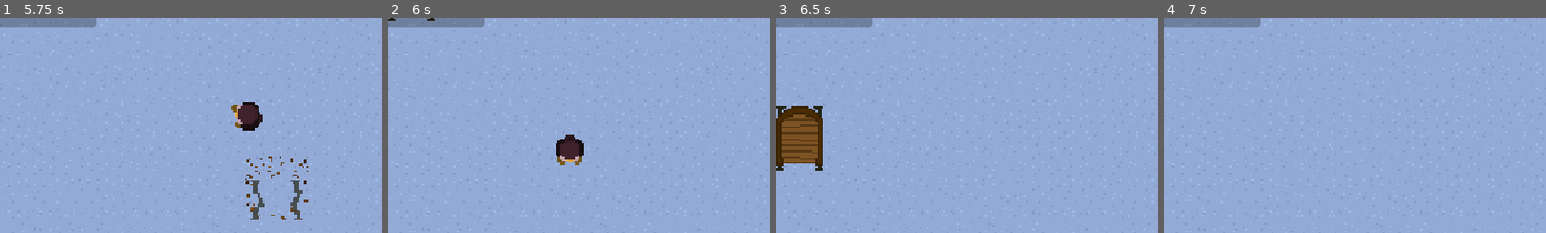
Above: before the commit, frames 1-4 (left to right).
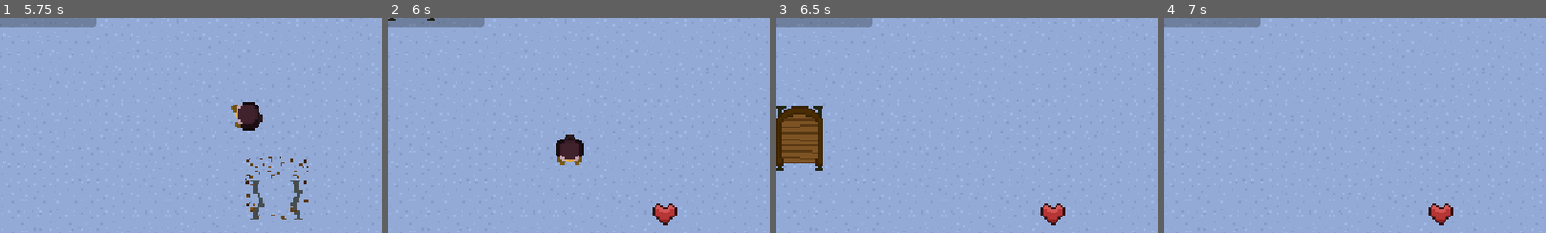
Above: after the commit, the same moments.

Repository: appellatebaton0/siege-9
Game: Godot game, scene res://scenes/main.tscn
The game is run twice, just before and just after one commit, with the same random seed, the same clock (stepped at 60 frames per second) and the same inputs.
Inputs (mouse positions are % of the whole screen's width and height, from its top left):
- Up to frame 1 (5.75 s): click (50, 71) at 0.5 s; tap Enter at 1.25 s; hold D (Right) 1.28-2.03 s; hold S (Down) 2.03-2.78 s; hold D (Right) 2.78-3.53 s; hold W (Up) 3.53-4.28 s; hold A (Left) from 4.28 s (still down)
- Up to frame 2 (6 s): release A (Left) at 5.78 s; hold S (Down) from 5.78 s (still down)
- Up to frame 3 (6.5 s): keep holding S (Down)
- Up to frame 4 (7 s): release S (Down) at 6.53 s; hold D (Right) from 6.53 s (still down)
The pictures show only the part of the screen within x 18-68%, y 10-60%; the shares and areas given below are measured in that part.

Frame 1 is identical in both runs. In frame 2, 0.4% of the frame differs, in the area x 69-76%, y 86-97%; in frame 3, 0.4%; in frame 4, 0.4%.

Commit message:
v0.16 - Health Items
Added health items that spawn from broken sleds, so you can regenerate health.

Diff:
--- a/project.godot
+++ b/project.godot
@@ -30,6 +30,8 @@
 Player=""
 Animator=""
 SledSpawner=""
+Main=""
+Health=""
 
 [input]
 
@@ -64,3 +66,4 @@
 2d_physics/layer_2="Sled"
 2d_physics/layer_3="Player"
 2d_physics/layer_4="Playspace"
+2d_physics/layer_5="Health"
--- /dev/null
+++ b/scenes/health.tscn
@@ -0,0 +1,44 @@
+[gd_scene load_steps=7 format=3 uid="uid://3tvg472iunaq"]
+
+[ext_resource type="Script" uid="uid://d3dgsww8t3gn0" path="res://scripts/health.gd" id="1_2rad1"]
+[ext_resource type="Texture2D" uid="uid://b1d660qt58e3t" path="res://assets/textures/health.png" id="2_58c75"]
+
+[sub_resource type="CircleShape2D" id="CircleShape2D_but5r"]
+radius = 6.0827627
+
+[sub_resource type="AtlasTexture" id="AtlasTexture_r330t"]
+atlas = ExtResource("2_58c75")
+region = Rect2(0, 0, 12, 12)
+
+[sub_resource type="AtlasTexture" id="AtlasTexture_hcdjo"]
+atlas = ExtResource("2_58c75")
+region = Rect2(12, 0, 12, 12)
+
+[sub_resource type="SpriteFrames" id="SpriteFrames_p278q"]
+animations = [{
+"frames": [{
+"duration": 1.0,
+"texture": SubResource("AtlasTexture_r330t")
+}, {
+"duration": 1.0,
+"texture": SubResource("AtlasTexture_hcdjo")
+}],
+"loop": true,
+"name": &"default",
+"speed": 2.0
+}]
+
+[node name="Health" type="Area2D" groups=["Health"]]
+collision_layer = 16
+collision_mask = 4
+script = ExtResource("1_2rad1")
+
+[node name="CollisionShape2D" type="CollisionShape2D" parent="."]
+shape = SubResource("CircleShape2D_but5r")
+
+[node name="AnimatedSprite2D" type="AnimatedSprite2D" parent="."]
+texture_filter = 1
+sprite_frames = SubResource("SpriteFrames_p278q")
+frame_progress = 0.8576902
+
+[connection signal="body_entered" from="." to="." method="_on_body_entered"]
--- a/scenes/main.tscn
+++ b/scenes/main.tscn
@@ -293,7 +293,7 @@
 &"start": SubResource("Animation_tefeu")
 }
 
-[node name="Main" type="Node"]
+[node name="Main" type="Node" groups=["Main"]]
 
 [node name="TileMapLayer" type="TileMapLayer" parent="."]
 texture_filter = 1
@@ -306,6 +306,7 @@
 interval = 0.6
 
 [node name="Player" type="CharacterBody2D" parent="." groups=["Player"]]
+z_index = 2
 position = Vector2(218, 194)
 collision_layer = 4
 collision_mask = 11
@@ -319,7 +320,7 @@
 texture_filter = 1
 rotation = 1.5707964
 sprite_frames = SubResource("SpriteFrames_85g3d")
-frame_progress = 0.7380239
+frame_progress = 0.8886121
 
 [node name="END" type="Node" parent="Player"]
 script = ExtResource("5_tbgi4")
@@ -389,7 +390,6 @@
 custom_minimum_size = Vector2(300, 30)
 layout_mode = 2
 size_flags_horizontal = 0
-step = 1.0
 show_percentage = false
 script = ExtResource("7_choun")
 
--- /dev/null
+++ b/scripts/health.gd
@@ -0,0 +1,24 @@
+class_name Health extends Area2D
+
+@onready var player:Player = get_tree().get_first_node_in_group("Player")
+
+var time = 0.0
+var max_time = 5.0
+
+var subtime = 0.0
+
+func _process(delta: float) -> void:
+	time = move_toward(time, max_time, delta)
+
+	if time > max_time / 2:
+		subtime = move_toward(subtime, 0.5, delta)
+		if subtime >= 0.5: subtime = 0.0
+		visible = subtime >= 0.25
+
+	if time >= max_time: end()
+
+func _on_body_entered(_body: Node2D) -> void:
+	player.heal()
+	end()
+
+func end(): queue_free()
--- a/scripts/healthbar.gd
+++ b/scripts/healthbar.gd
@@ -6,4 +6,4 @@
 	max_value = player.max_health
 
 func _process(_delta: float) -> void:
-	value = player.health
+	value = lerp(value, float(player.health), 0.9)
--- a/scripts/player.gd
+++ b/scripts/player.gd
@@ -21,6 +21,8 @@
 
 	if health == 0:
 		died.emit()
+func heal(amnt := 1):
+	health = min(max_health, health + amnt)
 
 func _physics_process(delta: float) -> void:
 
--- a/scripts/reset.gd
+++ b/scripts/reset.gd
@@ -7,3 +7,6 @@
 
 	for sled in get_tree().get_nodes_in_group("Sleds"):
 		sled.queue_free()
+
+	for health in get_tree().get_nodes_in_group("Health"):
+		health.queue_free()
--- a/scripts/sled.gd
+++ b/scripts/sled.gd
@@ -1,6 +1,7 @@
 class_name Sled extends CharacterBody2D
 
 @onready var player:Player = get_tree().get_first_node_in_group("Player")
+@onready var main:Node = get_tree().get_first_node_in_group("Main")
 
 @onready var speed = 90
 
@@ -24,6 +25,18 @@
 	# Should happen aft. the animation finishes later
 	#, though collision should turn off for that.
 
+var health_scene := load("res://scenes/health.tscn")
+func spawn_health():
+	var new:Area2D = health_scene.instantiate()
+
+	main.add_child(new)
+
+	new.global_position = global_position
+
+
 
 func _on_anim_finish() -> void:
+
+	if randf() > 0.9: spawn_health()
+
 	queue_free()
Binary file added: assets/textures/health.png
Not shown, added: assets/textures/health.png.import
Not shown, added: scripts/health.gd.uid
